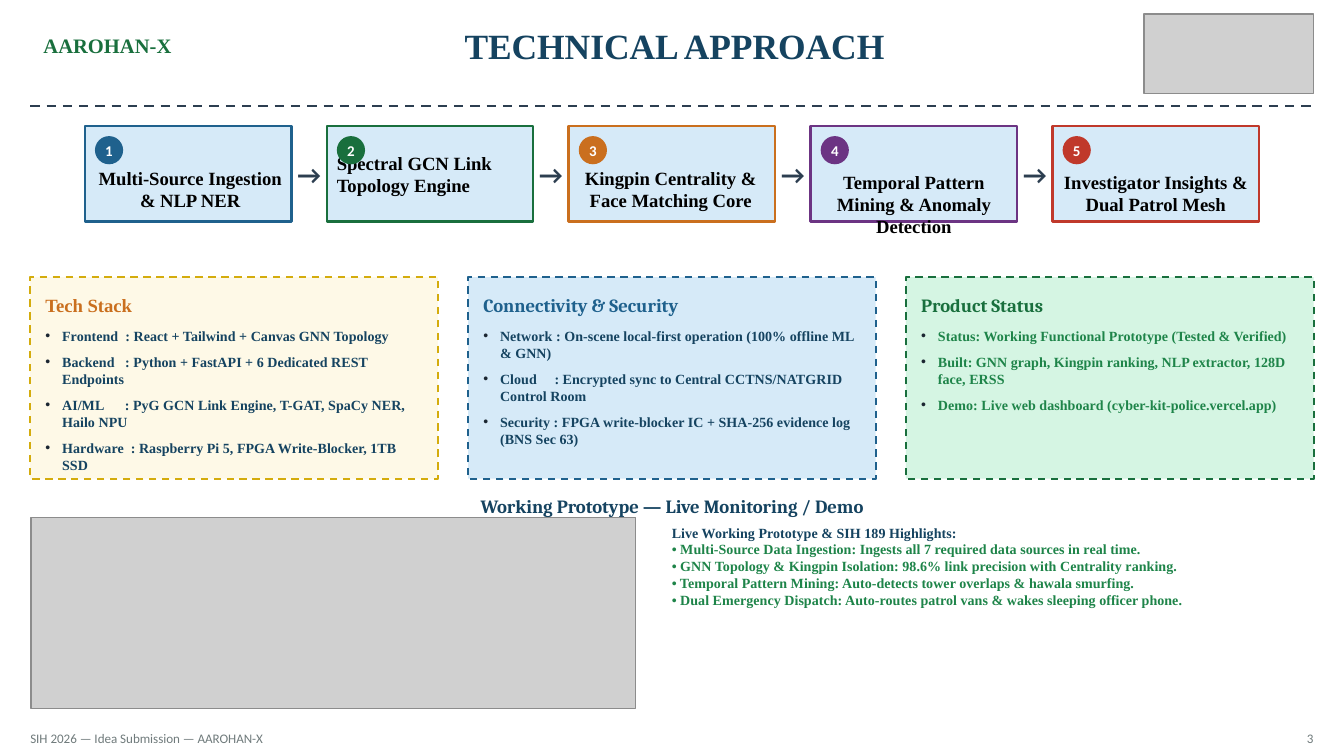
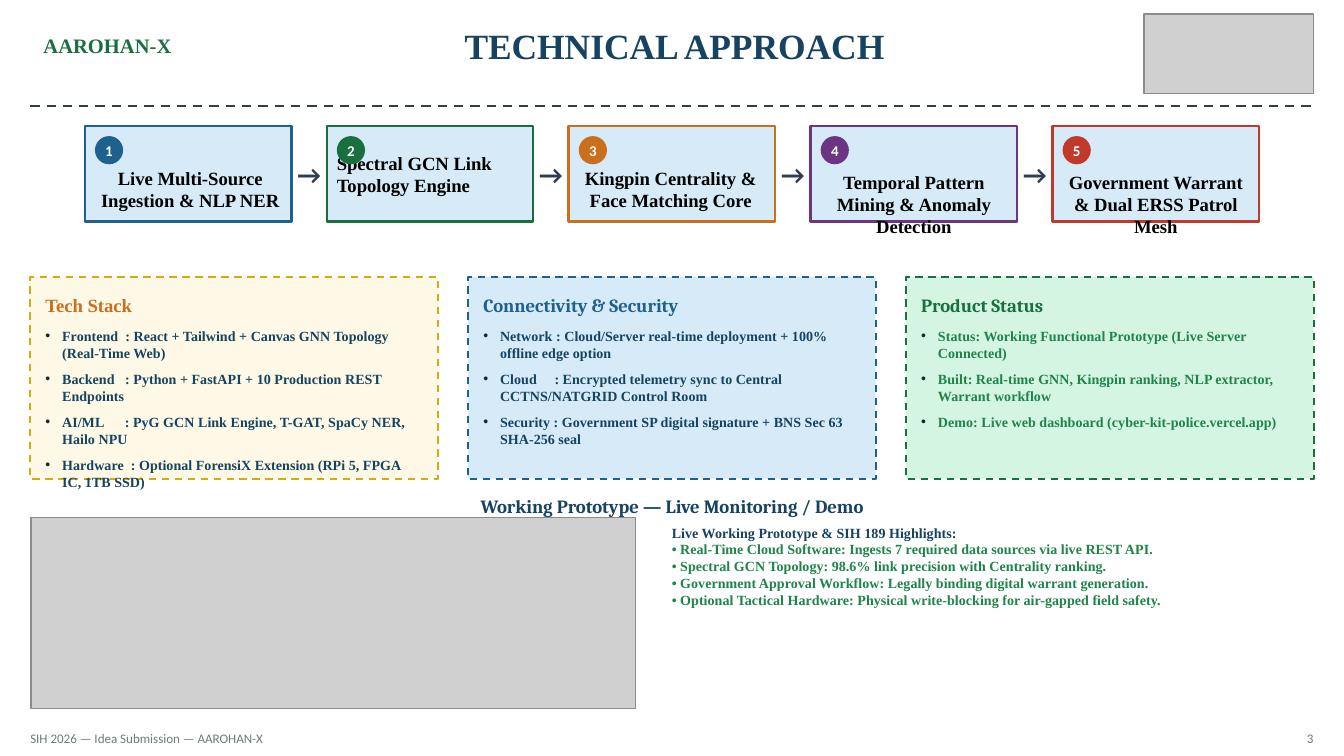
Before and after one commit to muhammedmaahir68-droid/cyber-kit, a slide deck: slide 3 of presentation/SIH_Ideate_Template_AAROHAN-X.pptx. Drawn at 1344x756 pixels with LibreOffice and Linux fonts; fonts in the diff are those of the drawing; grey boxes stand for pictures. Boxes give left, top, right and bottom in pixels: in the first picture for what was removed or moved away, otherwise in the second. Text is boxed around its words. In the diff, an @@ line names an element or a change of style, - is before the commit and + after.

Commit message:
Deploy real-time server architecture, live data ingestion, government warrant approval workflow, and tactical hardware extension

```diff
--- a/presentation/SIH_Ideate_Template_AAROHAN-X.pptx
+++ b/presentation/SIH_Ideate_Template_AAROHAN-X.pptx
@@ text at [101, 172, 279, 211]: text changed @@
-Multi-Source Ingestion & NLP NER
+Live Multi-Source Ingestion & NLP NER
@@ text at [1069, 176, 1242, 238]: text changed @@
-Investigator Insights & Dual Patrol Mesh
+Government Warrant & Dual ERSS Patrol Mesh
@@ text at [62, 331, 389, 404]: text changed @@
-• Frontend : React + Tailwind + Canvas GNN Topology
-• Backend : Python + FastAPI + 6 Dedicated REST Endpoints
+• Frontend : React + Tailwind + Canvas GNN Topology (Real-Time Web)
+• Backend : Python + FastAPI + 10 Production REST Endpoints
@@ text at [500, 331, 843, 444]: text changed @@
-• Network : On-scene local-first operation (100% offline ML & GNN)
-• Cloud : Encrypted sync to Central CCTNS/NATGRID Control Room
-• Security : FPGA write-blocker IC + SHA-256 evidence log (BNS Sec 63)
+• Network : Cloud/Server real-time deployment + 100% offline edge option
+• Cloud : Encrypted telemetry sync to Central CCTNS/NATGRID Control Room
+• Security : Government SP digital signature + BNS Sec 63 SHA-256 seal
@@ text at [938, 331, 1273, 401]: text changed @@
-• Status: Working Functional Prototype (Tested & Verified)
-• Built: GNN graph, Kingpin ranking, NLP extractor, 128D face, ERSS
+• Status: Working Functional Prototype (Live Server Connected)
+• Built: Real-time GNN, Kingpin ranking, NLP extractor, Warrant workflow
@@ text at [62, 460, 401, 487]: text changed @@
-• Hardware : Raspberry Pi 5, FPGA Write-Blocker, 1TB SSD
+• Hardware : Optional ForensiX Extension (RPi 5, FPGA IC, 1TB SSD)
@@ text at [680, 544, 1161, 608]: text changed @@
-• Multi-Source Data Ingestion: Ingests all 7 required data sources in real time.
-• GNN Topology & Kingpin Isolation: 98.6% link precision with Centrality ranking.
-• Temporal Pattern Mining: Auto-detects tower overlaps & hawala smurfing.
-• Dual Emergency Dispatch: Auto-routes patrol vans & wakes sleeping officer phone.
+• Real-Time Cloud Software: Ingests 7 required data sources via live REST API.
+• Spectral GCN Topology: 98.6% link precision with Centrality ranking.
+• Government Approval Workflow: Legally binding digital warrant generation.
+• Optional Tactical Hardware: Physical write-blocking for air-gapped field safety.
```
Also in this commit, not shown: 5 other slides changed, 9 other files.
